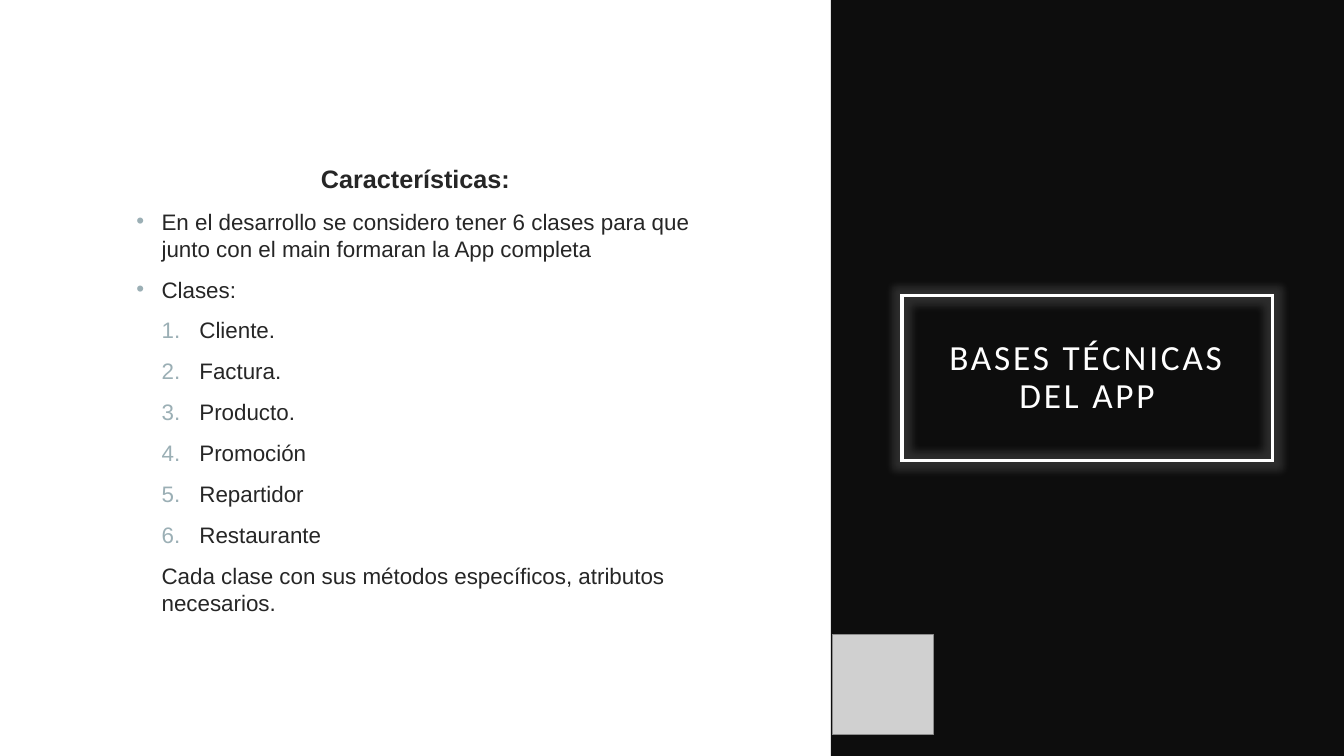
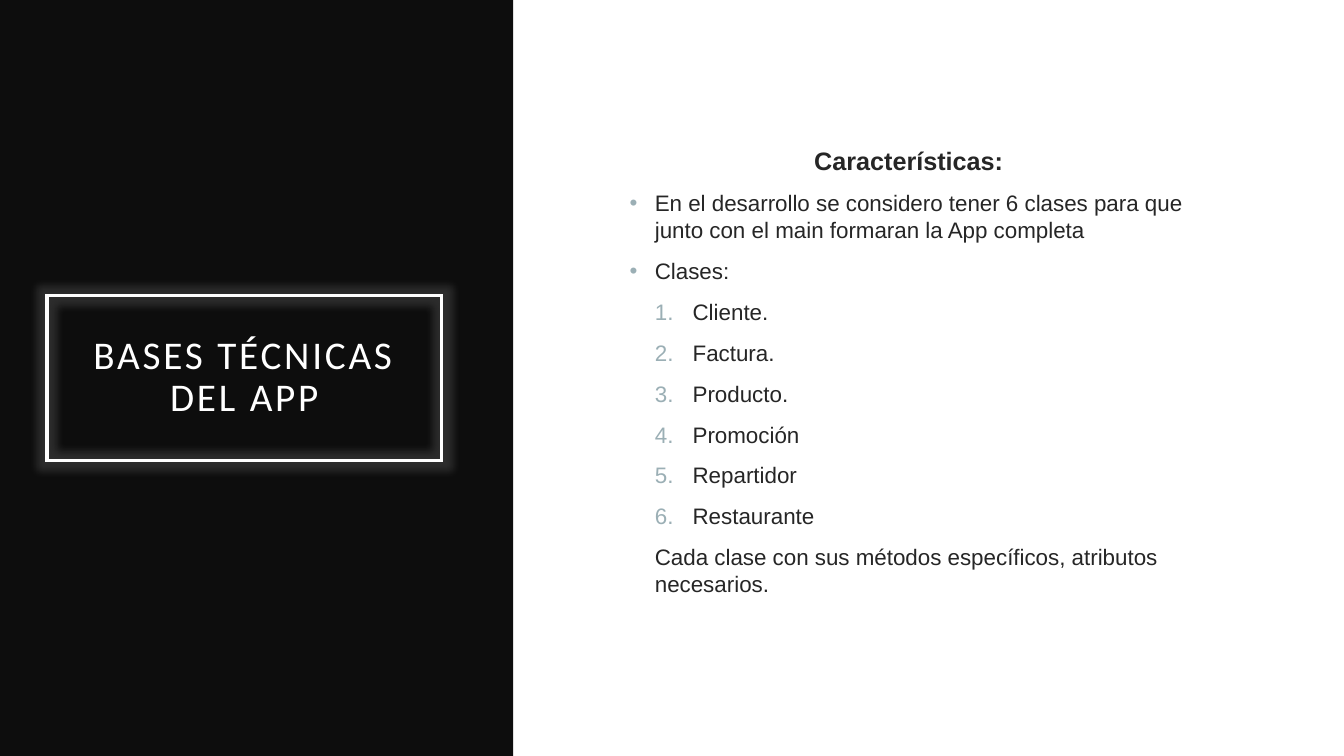
Before and after one commit to Brandruiz7/JustEatsCR, a slide deck: slide 5 of Material Complementario/Just Eats CR.pptx (slide 6 before the commit). Drawn at 1344x756 pixels with LibreOffice and Linux fonts; fonts in the diff are those of the drawing; grey boxes stand for pictures. Boxes give left, top, right and bottom in pixels: in the first picture for what was removed or moved away, otherwise in the second. Text is boxed around its words. In the diff, an @@ line names an element or a change of style, - is before the commit and + after.

```diff
--- a/Material Complementario/Just Eats CR.pptx
+++ b/Material Complementario/Just Eats CR.pptx
@@ rectangle: place and size @@
-rectangle at (831,0,1344,756)
+rectangle at (0,0,513,756)
@@ text "Características:": place and size @@
-text "Características:" at (162,169,689,612)
+text "Características:" at (655,151,1182,593)
@@ title "BASES TÉCNICAS DEL APP": place and size @@
-title "BASES TÉCNICAS DEL APP" at (902,295,1273,461)
+title "BASES TÉCNICAS DEL APP" at (47,295,443,461)
@@ title "BASES TÉCNICAS DEL APP" at (47,295,443,461): size 25.2 to 28 pt @@
@@ picture removed at (833,634,934,735) @@
```
Also in this commit, not shown: 3 other slides changed, 1 slide removed, 3 other files.
